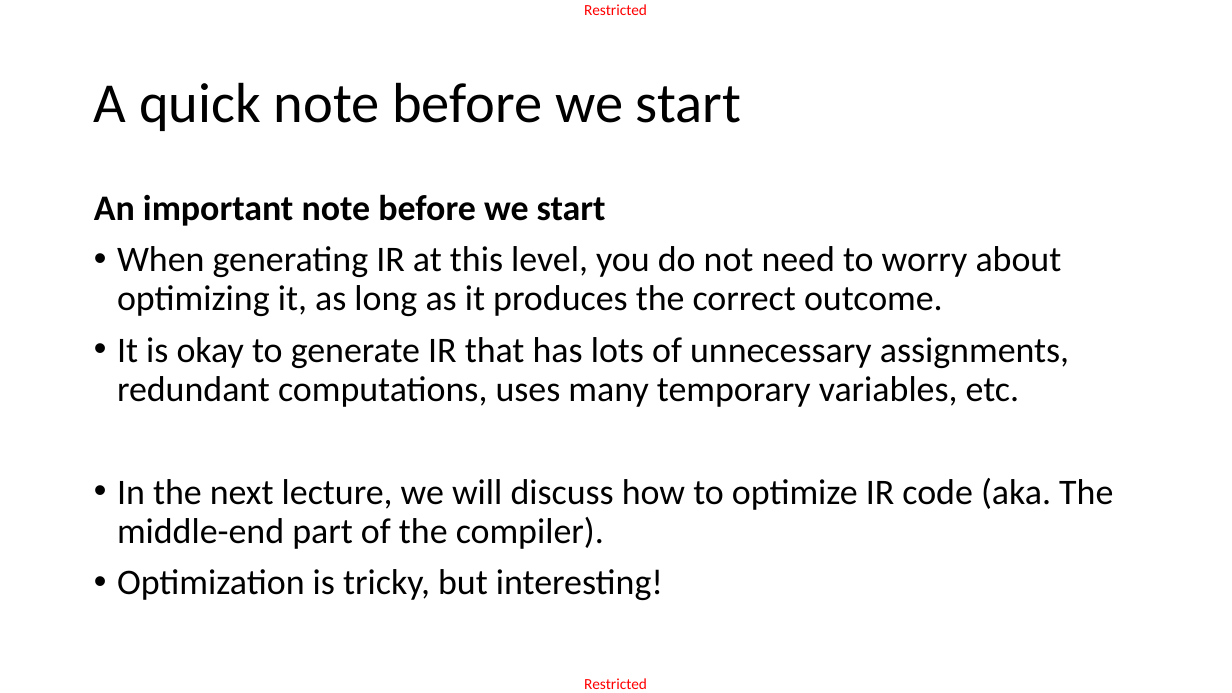
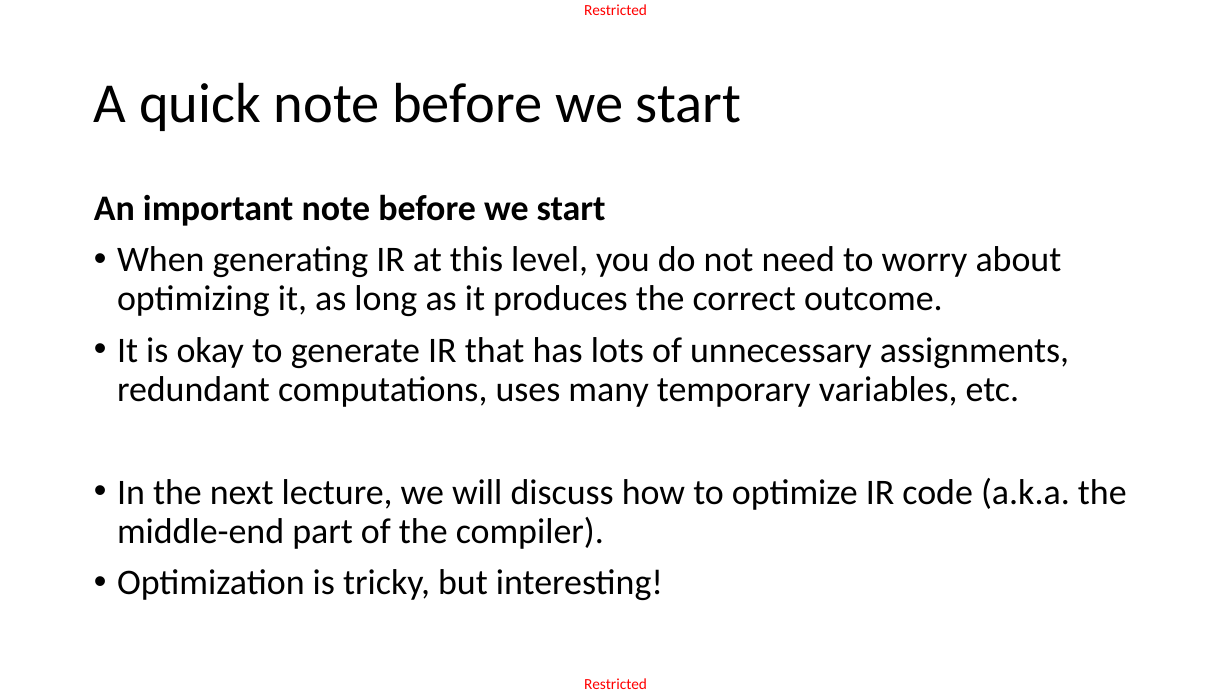
Before and after one commit to matthieudemari/SUTD_PLC_50_051, a slide deck: slide 72 of W11/W11S3 - Sem2/W11S3.pptx. Drawn at 1232x693 pixels with LibreOffice and Linux fonts; fonts in the diff are those of the drawing. Boxes give left, top, right and bottom in pixels: in the first picture for what was removed or moved away, otherwise in the second. Text is boxed around its words. In the diff, an @@ line names an element or a change of style, - is before the commit and + after.

```diff
--- a/W11/W11S3 - Sem2/W11S3.pptx
+++ b/W11/W11S3 - Sem2/W11S3.pptx
@@ text at [117,478,1127,549]: text changed @@
-• In the next lecture, we will discuss how to optimize IR code (aka. The middle-end part of the compiler).
+• In the next lecture, we will discuss how to optimize IR code (a.k.a. the middle-end part of the compiler).
```
Also in this commit, not shown: 9 other slides changed, 22 other files.
